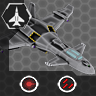
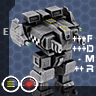
The second 96×96 image is a revision of the first. Changes to its layers:
renamed "++ ++ +" to "+++ +++ - ++", showed it, painted on it over [72, 35, 87, 72]
showed "F D M R" over [85, 34, 95, 73]
hid "Aerocon Icon" over [1, 3, 32, 29]
showed "ECM" over [3, 28, 22, 35]
showed "Ballistic" over [1, 75, 21, 94]
hid "Smart Missile" over [57, 75, 77, 94]
showed "Foreground Vehicles" over [0, 0, 96, 96]
hid "Turret Foreground" over [0, 0, 96, 96]
hid "Stuka" over [0, 1, 96, 75]
added group "Dropships" with 4 layers above "Mechs" over [0, 1, 96, 96]
added layer "Fafnir FNR-5" in group "Mechs" over [10, 5, 86, 96]
showed "LA" over [0, 0, 96, 96]